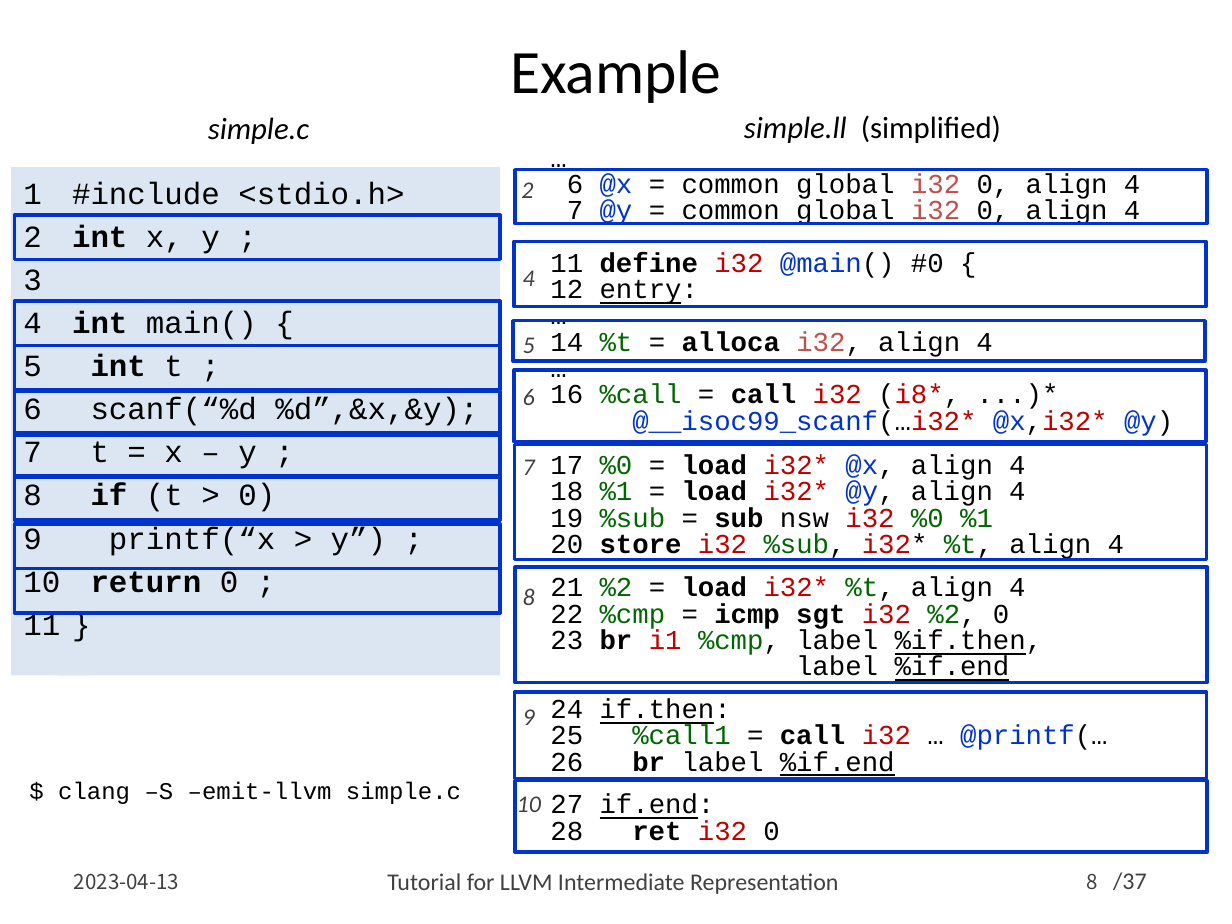
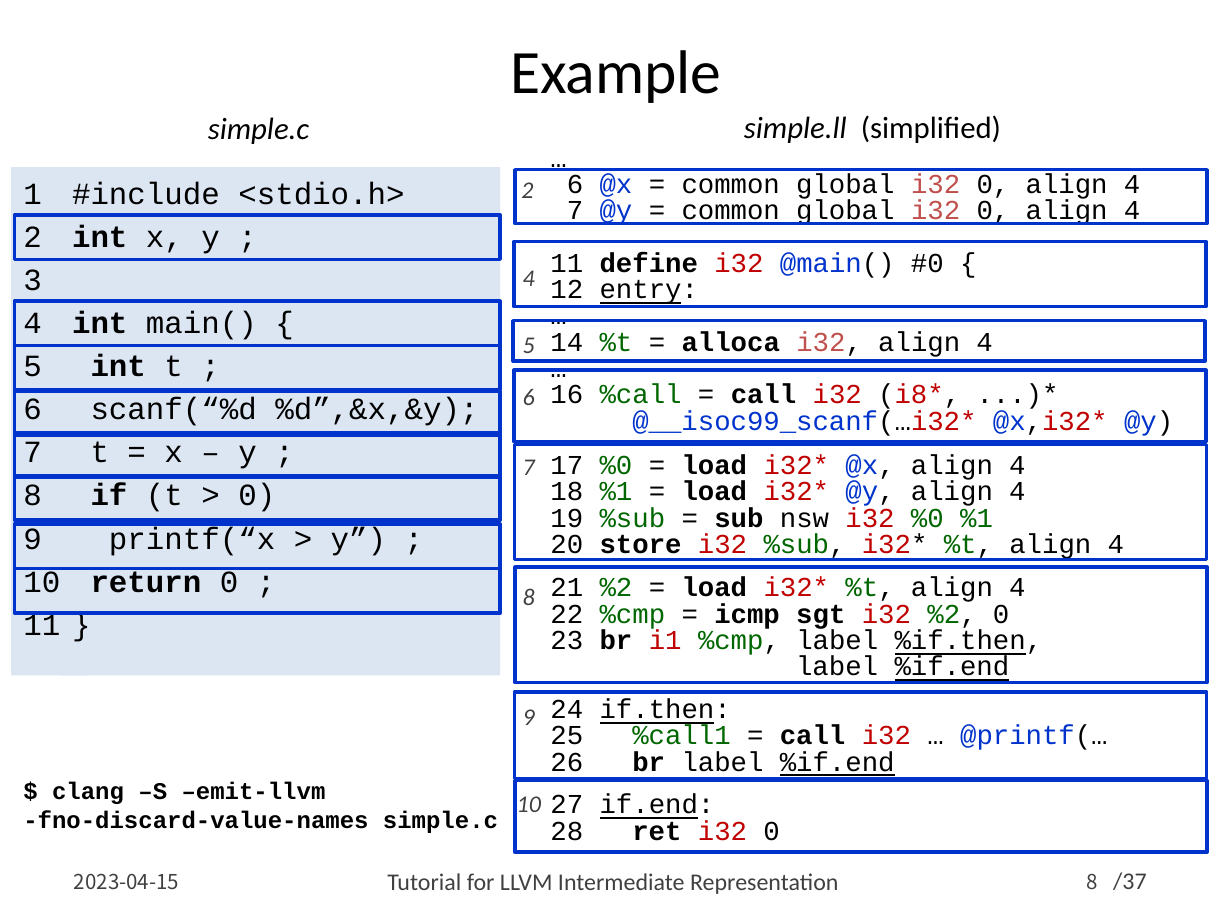
Before and after one commit to swtv-kaist/cs458-spring23, a slide deck: slide 8 of 2-coverage/lec12-llvm-ir-v2.pptx. Drawn at 1232x924 pixels with LibreOffice and Linux fonts; fonts in the diff are those of the drawing. Boxes give left, top, right and bottom in pixels: in the first picture for what was removed or moved away, otherwise in the second. Text is boxed around its words. In the diff, an @@ line names an element or a change of style, - is before the commit and + after.

```diff
--- a/2-coverage/lec12-llvm-ir-v2.pptx
+++ b/2-coverage/lec12-llvm-ir-v2.pptx
@@ text at (23, 782, 498, 833): text changed; bold on @@
-$ clang –S –emit-llvm simple.c
+$ clang –S –emit-llvm
+-fno-discard-value-names simple.c
@@ text at (74, 873, 179, 890): text changed @@
-2023-04-13
+2023-04-15
```
Also in this commit, not shown: 34 other slides changed, 1 other file.
